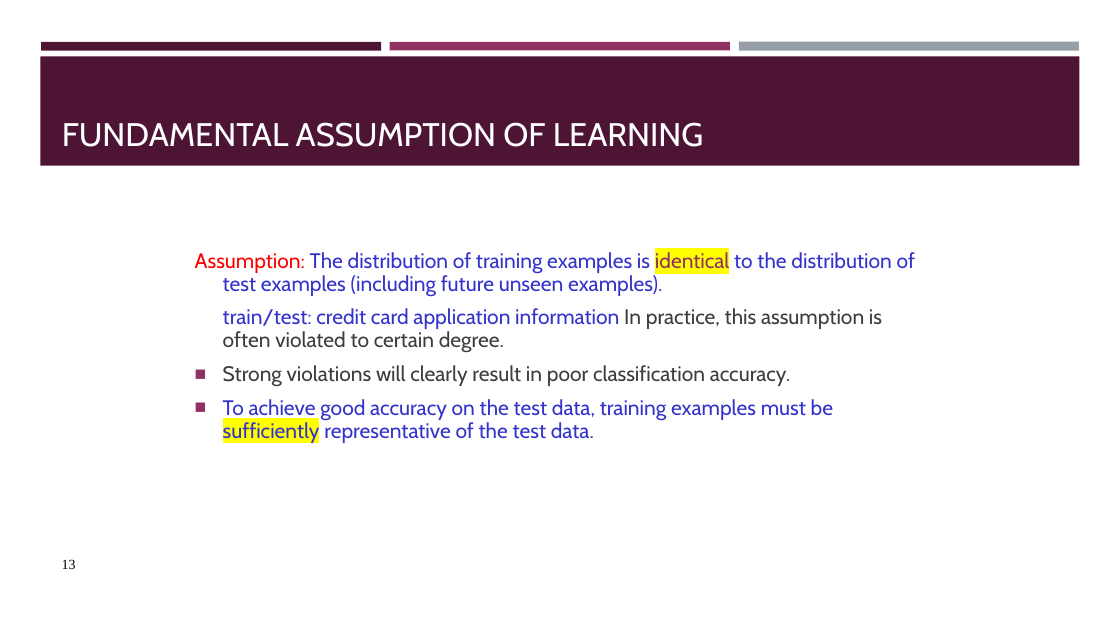
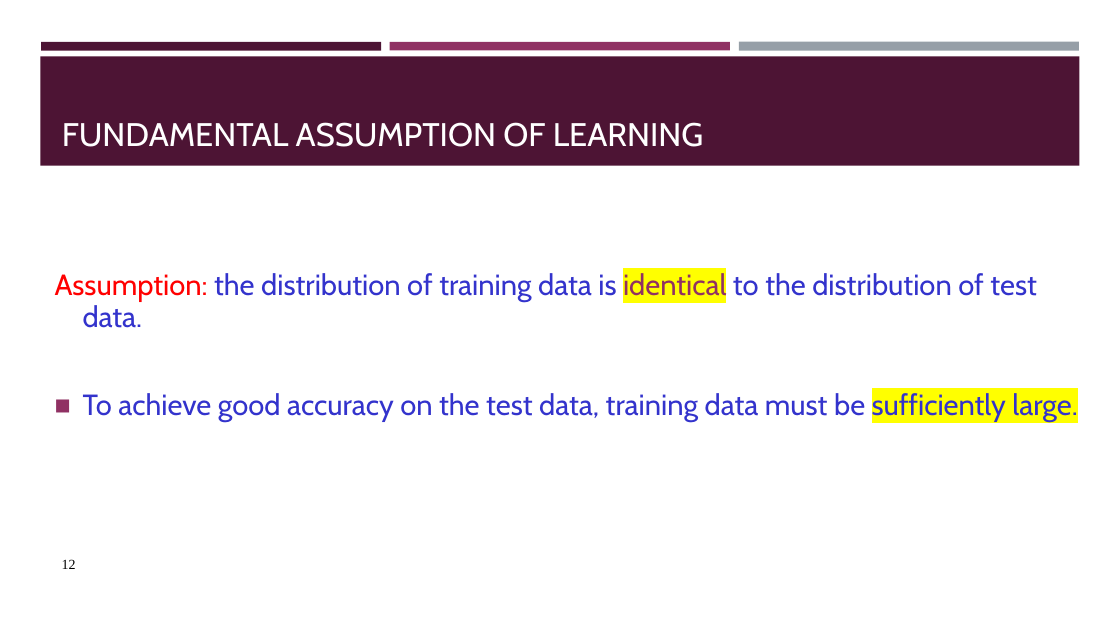
Before and after one commit to BeiyuLinCS/beiyulin.github.io, a slide deck: slide 12 of teach/spring_21/behavior_modeling/week6_supervised.pptx (slide 13 before the commit). Drawn at 1120x630 pixels with LibreOffice and Linux fonts; fonts in the diff are those of the drawing. Boxes give left, top, right and bottom in pixels: in the first picture for what was removed or moved away, otherwise in the second. Text is boxed around its words. In the diff, an @@ line names an element or a change of style, - is before the commit and + after.

```diff
--- a/teach/spring_21/behavior_modeling/week6_supervised.pptx
+++ b/teach/spring_21/behavior_modeling/week6_supervised.pptx
@@ text at bbox=[55, 273, 1077, 422]: text changed; size 18 to 25 pt @@
-Assumption: The distribution of training examples is identical to the distribution of test examples (including future unseen examples).
-train/test: credit card application information In practice, this assumption is often violated to certain degree.
-■ Strong violations will clearly result in poor classification accuracy.
-■ To achieve good accuracy on the test data, training examples must be sufficiently representative of the test data.
+Assumption: the distribution of training data is identical to the distribution of test data.
+■ To achieve good accuracy on the test data, training data must be sufficiently large.
@@ page number at bbox=[62, 559, 76, 569]: text changed @@
-13
+12
```
Also in this commit, not shown: 25 other slides changed, 1 slide added, 31 slides removed, 4 other files.
